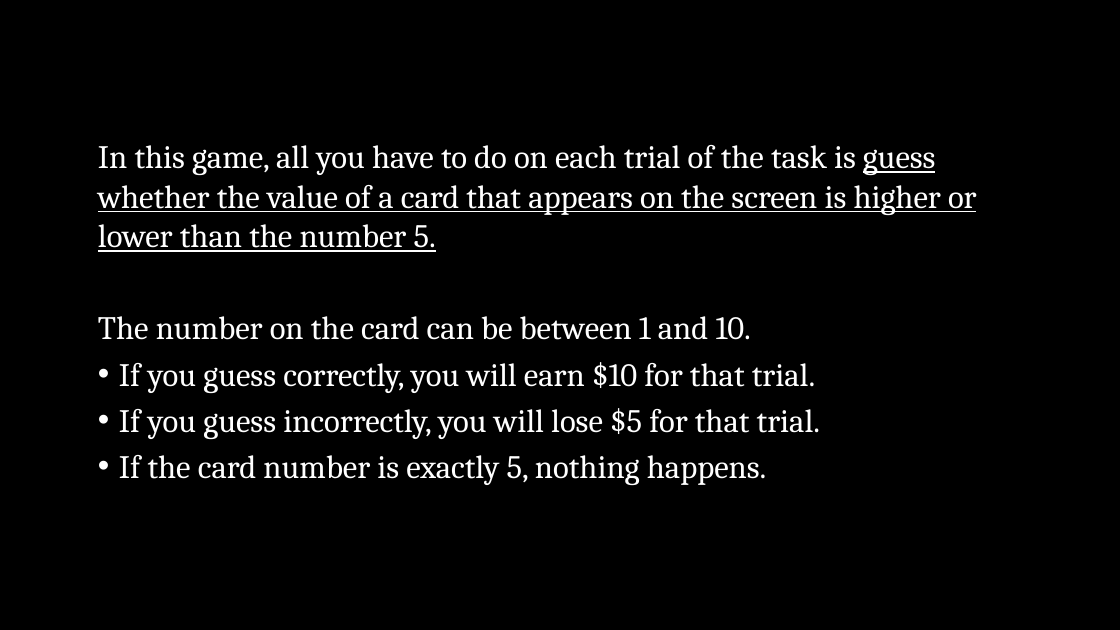
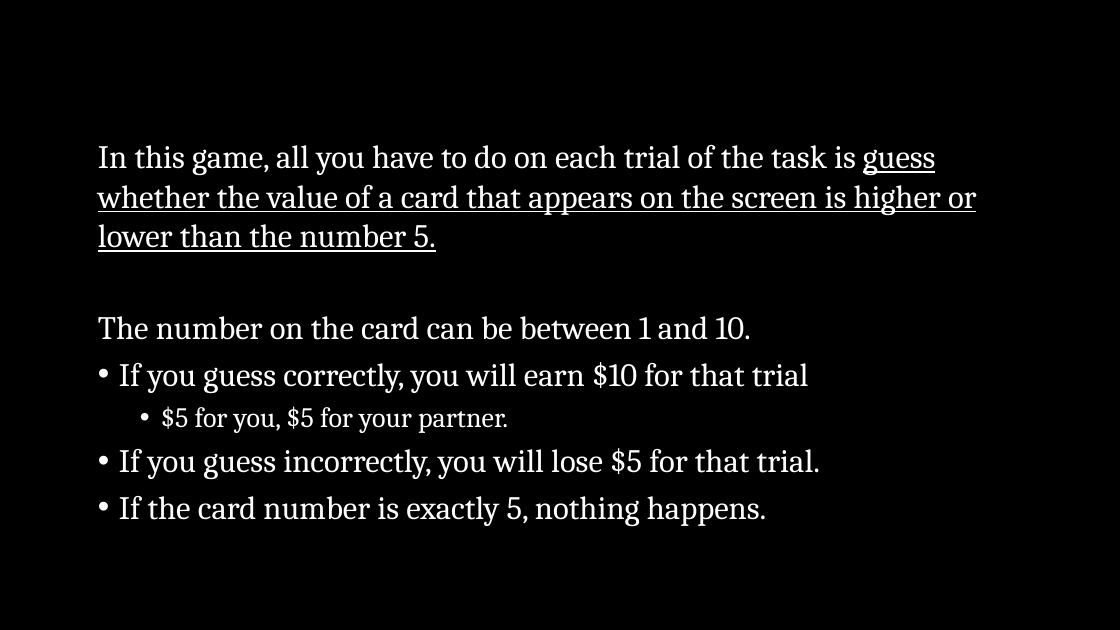
Before and after one commit to DVS-Lab/night-owls, a slide deck: slide 2 of sharedreward/Instructions.pptx. Drawn at 1120x630 pixels with LibreOffice and Linux fonts; fonts in the diff are those of the drawing. Boxes give left, top, right and bottom in pixels: in the first picture for what was removed or moved away, otherwise in the second. Text is boxed around its words. In the diff, an @@ line names an element or a change of style, - is before the commit and + after.

```diff
--- a/sharedreward/Instructions.pptx
+++ b/sharedreward/Instructions.pptx
@@ text at (x1=119, y1=362, x2=809, y2=433): text changed @@
-• If you guess correctly, you will earn $10 for that trial.
+• If you guess correctly, you will earn $10 for that trial
+  • $5 for you, $5 for your partner.
```
Also in this commit, not shown: 2 other files.
